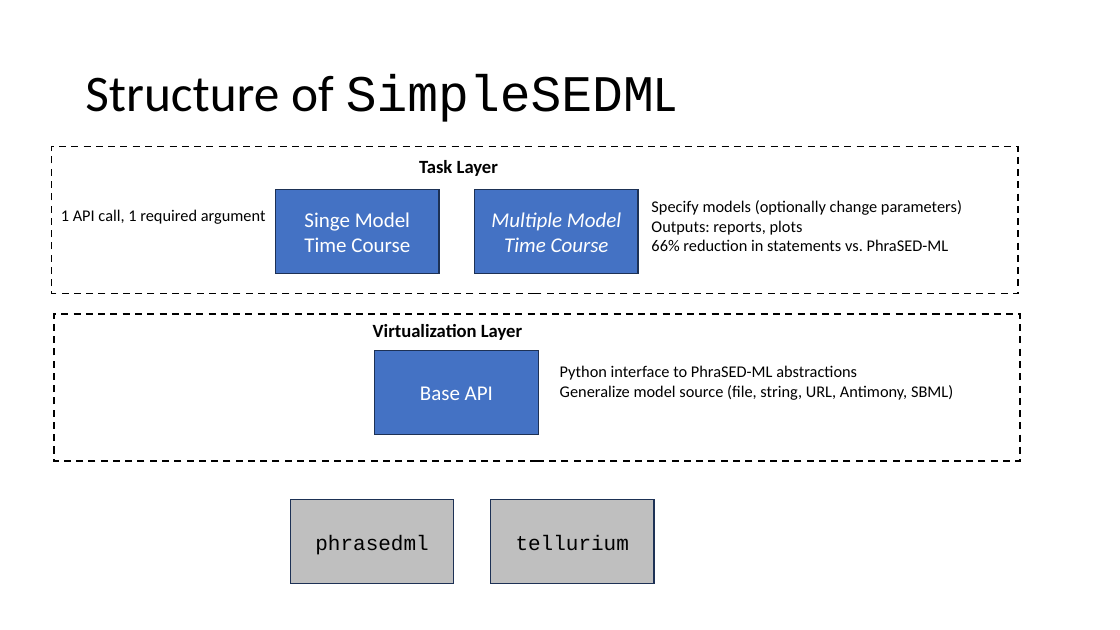
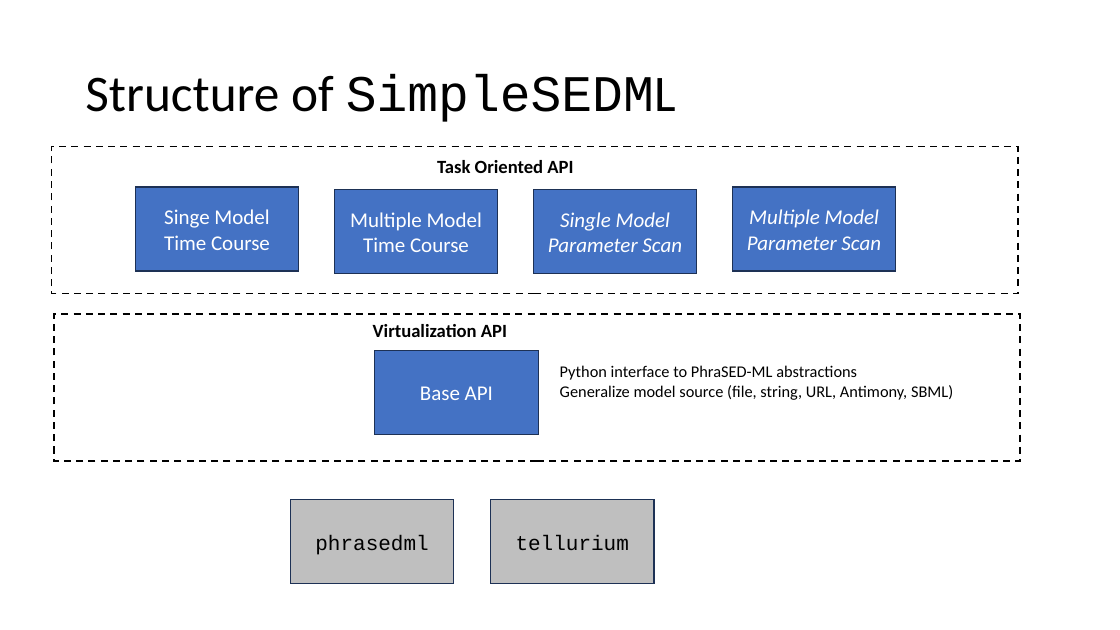
Before and after one commit to sys-bio/SimpleSEDML, a slide deck: slide 4 of docs/SimpleSEDML.pptx. Drawn at 1120x630 pixels with LibreOffice and Linux fonts; fonts in the diff are those of the drawing. Boxes give left, top, right and bottom in pixels: in the first picture for what was removed or moved away, otherwise in the second. Text is boxed around its words. In the diff, an @@ line names an element or a change of style, - is before the commit and + after.

```diff
--- a/docs/SimpleSEDML.pptx
+++ b/docs/SimpleSEDML.pptx
@@ text at [437, 160, 573, 173]: text changed @@
-Task Layer
+Task Oriented API
@@ text removed at [61, 209, 266, 224] @@
-1 API call, 1 required argument
@@ rectangle added at [135, 187, 299, 271], fill #4472C4, outline #1E3256 1 pt, 18 pt, text #FFFFFF @@
+Singe Model Time Course
@@ rectangle "Multiple Model Time Course": place and size @@
-rectangle "Multiple Model Time Course" at [276, 190, 439, 274]
+rectangle "Multiple Model Time Course" at [334, 190, 498, 274]
@@ rectangle "Single Model Parameter Scan": place and size @@
-rectangle "Single Model Parameter Scan" at [475, 190, 639, 274]
+rectangle "Single Model Parameter Scan" at [534, 190, 697, 274]
@@ text removed at [651, 200, 962, 251] @@
-Specify models (optionally change parameters)
-Outputs: reports, plots
-66% reduction in statements vs. PhraSED-ML
@@ rectangle added at [733, 187, 897, 271], fill #4472C4, outline #1E3256 1 pt, 18 pt, text #FFFFFF, italic @@
+Multiple Model Parameter Scan
@@ text in rectangle at [350, 212, 482, 252]: text changed @@
-Singe Model Time Course
+Multiple Model Time Course
@@ text in rectangle at [548, 212, 682, 252]: text changed @@
-Multiple Model Time Course
+Single Model Parameter Scan
@@ text at [373, 324, 507, 337]: text changed @@
-Virtualization Layer
+Virtualization API
```
Also in this commit, not shown: 2 other slides changed, 1 slide added, 1 other file.
